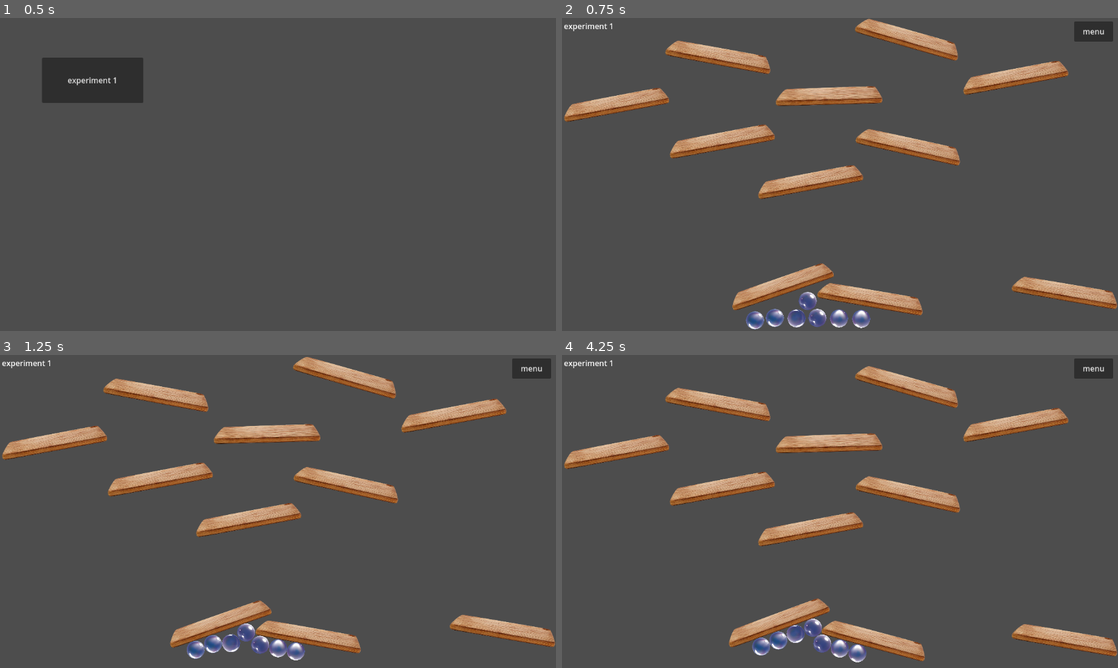
Above: before the commit, frames 1-4 (two rows, left to right).
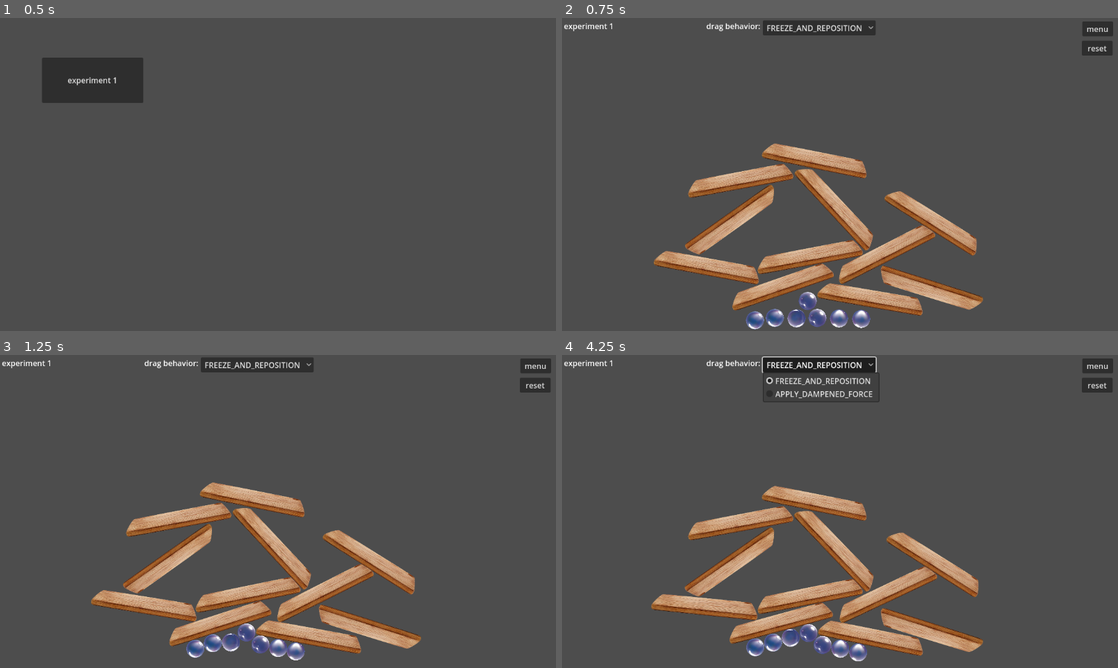
Above: after the commit, the same moments.

Repository: outrightmental/ggj25-bubble-up
Game: Godot game, scene res://scenes/main.tscn
Same seed, same stepped clock (60 frames per second), same inputs: the game is played once before the commit and once after it.
Inputs (mouse positions are in pixels of both pictures, inside the frame that each line leads up to):
- Up to frame 1 (0.5 s): no input
- Up to frame 2 (0.75 s): click "experiment 1" at 0.5 s
- Up to frame 3 (1.25 s): no input
- Up to frame 4 (4.25 s): click "menu" at 1.25 s; click "experiment 1" at 2 s; click (1095, 386) at 2.75 s, where only the run after the commit has a clickable "reset"; click (817, 364) at 3.5 s, where only the run after the commit has a clickable "FREEZE_AND_REPOSITION"

Frame 1 is identical in both runs. In frame 2, 19% of the frame differs, in the area x 0-100%, y 0-96%; in frame 3, 19%; in frame 4, 21%, in the area x 0-100%, y 0-99%.

Commit message:
checkpoint

Diff:
--- /dev/null
+++ b/project/global.gd
@@ -0,0 +1,13 @@
+extends Node
+
+enum DragBehavior { FREEZE_AND_REPOSITION, APPLY_DAMPENED_FORCE }
+var drag_behavior: DragBehavior = DragBehavior.FREEZE_AND_REPOSITION
+
+
+func set_drag_behavior(new_behavior: DragBehavior):
+	drag_behavior = new_behavior
+	emit_signal("drag_behavior_changed", new_behavior)
+
+
+func get_drag_behavior() -> DragBehavior:
+	return drag_behavior
--- a/project/models/board/board.gd
+++ b/project/models/board/board.gd
@@ -1,17 +1,20 @@
 extends RigidBody2D
 
-var dragging: bool = false
+var drag_behavior: Global.DragBehavior = Global.DragBehavior.FREEZE_AND_REPOSITION
+var drag_pos_start: Vector2
 var drag_touch_start: Vector2
-var drag_pos_start: Vector2
-var water_resistance: float = 1 # Simulates drag in water
-var torque_factor: float = 0.5 # How much rotation is applied when dragging
+var drag_touch_last: Vector2
+var dragging: bool                     = false
+var dragging_force_factor: float   = 10 # How much force is applied when dragging
 
 @onready var collision_polygon = $CollisionPolygon2D # Cache the reference
+
 
 func _ready() -> void:
 	if not collision_polygon:
 		push_error("CollisionPolygon2D node is missing!")
 		return
+
 
 func _input(event) -> void:
 	if not collision_polygon:
@@ -29,18 +32,32 @@
 		if dragging:
 			_drag(event.position)
 
+
 func _drag_start(touch_pos: Vector2):
+	drag_behavior = Global.get_drag_behavior()
 	dragging = true
-	freeze = true
-	lock_rotation = true
 	drag_touch_start = touch_pos
+	drag_touch_last = touch_pos
 	drag_pos_start = position
+	match drag_behavior:
+		Global.DragBehavior.FREEZE_AND_REPOSITION:
+			freeze = true
+			lock_rotation = true
+
 
 func _drag_stop():
 	dragging = false
 	freeze = false
 	lock_rotation = false
 
+
 func _drag(touch_pos: Vector2):
-	var touch_offset: Vector2 = touch_pos - drag_touch_start
-	position = drag_pos_start + touch_offset
+	match drag_behavior:
+		Global.DragBehavior.FREEZE_AND_REPOSITION:
+			var touch_offset_since_start: Vector2 = touch_pos - drag_touch_start
+			position = drag_pos_start + touch_offset_since_start
+		Global.DragBehavior.APPLY_DAMPENED_FORCE:
+			var touch_offset_since_last: Vector2 = touch_pos - drag_touch_last
+			var force: Vector2 = touch_offset_since_last * dragging_force_factor
+			apply_central_impulse(force)
+	drag_touch_last = touch_pos
--- a/project/models/board/board.tscn
+++ b/project/models/board/board.tscn
@@ -4,9 +4,11 @@
 [ext_resource type="Script" path="res://models/board/board.gd" id="1_hdwxx"]
 
 [node name="RigidBody2D" type="RigidBody2D"]
-mass = 100.0
-gravity_scale = 0.01
+mass = 10.0
+gravity_scale = 0.05
 freeze_mode = 1
+linear_damp = 5.0
+angular_damp = 5.0
 script = ExtResource("1_hdwxx")
 
 [node name="CollisionPolygon2D" type="CollisionPolygon2D" parent="."]
--- a/project/project.godot
+++ b/project/project.godot
@@ -15,6 +15,10 @@
 config/features=PackedStringArray("4.3", "GL Compatibility")
 config/icon="res://icon.svg"
 
+[autoload]
+
+Global="*res://global.gd"
+
 [display]
 
 window/stretch/mode="viewport"
--- a/project/scenes/experiment_1/experiment_1.gd
+++ b/project/scenes/experiment_1/experiment_1.gd
@@ -1,16 +1,32 @@
 extends Node2D
+
+@onready var dropdown = $OptionButton
 
 
 # Called when the node enters the scene tree for the first time.
 func _ready() -> void:
-	pass # Replace with function body.
+	for behavior in Global.DragBehavior:
+		dropdown.add_item(behavior)
+	dropdown.select(Global.get_drag_behavior())
+	pass
 
 
 # Called every frame. 'delta' is the elapsed time since the previous frame.
 func _process(delta: float) -> void:
+	# no op
 	pass
 
 
-func _on_button_pressed() -> void:
+func _on_navigate_main() -> void:
 	get_tree().change_scene_to_file("res://scenes/main.tscn")
-	pass # Replace with function body.
+	pass
+
+
+func _on_navigate_reset() -> void:
+	get_tree().reload_current_scene()
+	pass
+
+
+func _on_option_button_item_selected(index: int) -> void:
+	Global.set_drag_behavior(index)
+	pass
--- a/project/scenes/experiment_1/experiment_1.tscn
+++ b/project/scenes/experiment_1/experiment_1.tscn
@@ -16,9 +16,16 @@
 offset_bottom = 29.0
 text = "experiment 1"
 
+[node name="Label2" type="Label" parent="."]
+offset_left = 299.0
+offset_top = 5.0
+offset_right = 411.0
+offset_bottom = 29.0
+text = "drag behavior:"
+
 [node name="board1" parent="." instance=ExtResource("2_c1pti")]
-position = Vector2(1044, 566)
-rotation = 0.173615
+position = Vector2(762, 562)
+rotation = -2.8345
 
 [node name="board2" parent="." instance=ExtResource("2_c1pti")]
 position = Vector2(455, 553)
@@ -29,36 +36,36 @@
 rotation = 0.173615
 
 [node name="board4" parent="." instance=ExtResource("2_c1pti")]
-position = Vector2(514, 337)
+position = Vector2(513, 492)
 rotation = -0.181009
 
 [node name="board5" parent="." instance=ExtResource("2_c1pti")]
-position = Vector2(720, 264)
-rotation = 0.22029
+position = Vector2(669, 485)
+rotation = -0.467395
 
 [node name="board9" parent="." instance=ExtResource("2_c1pti")]
-position = Vector2(939, 121)
-rotation = -0.181009
+position = Vector2(526, 292)
+rotation = 0.201593
 
 [node name="board6" parent="." instance=ExtResource("2_c1pti")]
-position = Vector2(331, 253)
-rotation = -0.181009
+position = Vector2(353, 422)
+rotation = 2.52836
 
 [node name="board10" parent="." instance=ExtResource("2_c1pti")]
-position = Vector2(112, 177)
+position = Vector2(369, 334)
 rotation = -0.181009
 
 [node name="board11" parent="." instance=ExtResource("2_c1pti")]
-position = Vector2(326, 78)
+position = Vector2(302, 513)
 rotation = 0.184743
 
 [node name="board7" parent="." instance=ExtResource("2_c1pti")]
-position = Vector2(554, 160)
-rotation = -0.0262746
+position = Vector2(569, 390)
+rotation = 0.824361
 
 [node name="board8" parent="." instance=ExtResource("2_c1pti")]
-position = Vector2(718, 41)
-rotation = 0.281566
+position = Vector2(770, 419)
+rotation = 0.563207
 
 [node name="Bubble" parent="." instance=ExtResource("1_wrxr2")]
 position = Vector2(529, 624)
@@ -86,12 +93,28 @@
 position = Vector2(400, 629)
 variant = 3
 
-[node name="Button" type="Button" parent="."]
-offset_left = 1061.0
+[node name="Button Main" type="Button" parent="."]
+offset_left = 1078.0
 offset_top = 7.0
 offset_right = 1142.0
-offset_bottom = 49.0
+offset_bottom = 38.0
 theme = SubResource("Theme_yn7ku")
 text = "menu"
 
-[connection signal="pressed" from="Button" to="." method="_on_button_pressed"]
+[node name="Button Reset" type="Button" parent="."]
+offset_left = 1077.0
+offset_top = 47.0
+offset_right = 1141.0
+offset_bottom = 78.0
+theme = SubResource("Theme_yn7ku")
+text = "reset"
+
+[node name="OptionButton" type="OptionButton" parent="."]
+offset_left = 416.0
+offset_top = 5.0
+offset_right = 540.0
+offset_bottom = 32.0
+
+[connection signal="pressed" from="Button Main" to="." method="_on_navigate_main"]
+[connection signal="pressed" from="Button Reset" to="." method="_on_navigate_reset"]
+[connection signal="item_selected" from="OptionButton" to="." method="_on_option_button_item_selected"]
--- a/project/scenes/main.gd
+++ b/project/scenes/main.gd
@@ -1,5 +1,4 @@
 extends Node2D
-
 
 # Called when the node enters the scene tree for the first time.
 func _ready() -> void:
@@ -8,6 +7,7 @@
 
 # Called every frame. 'delta' is the elapsed time since the previous frame.
 func _process(delta: float) -> void:
+	# no op
 	pass
 
 
